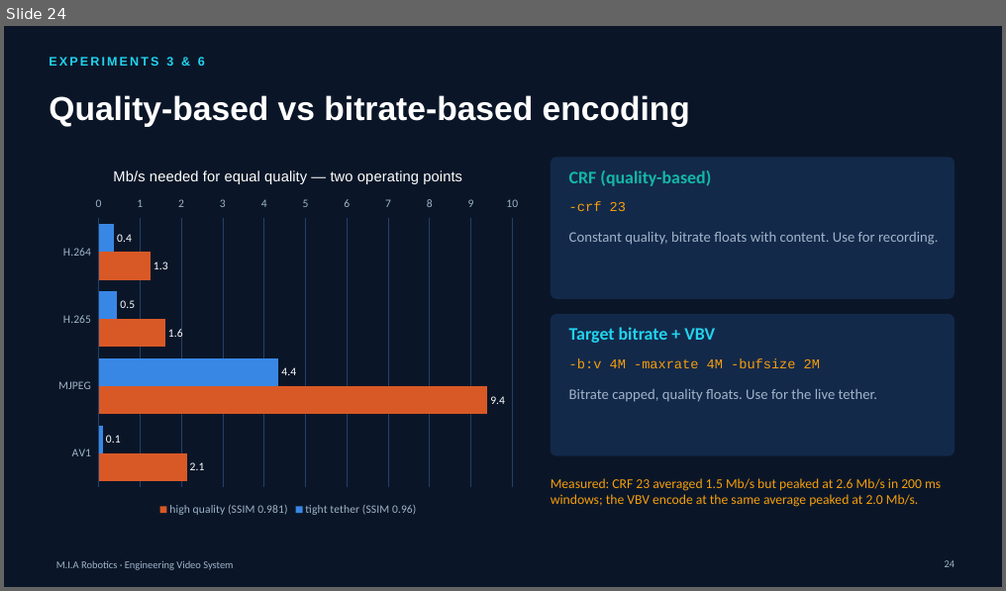
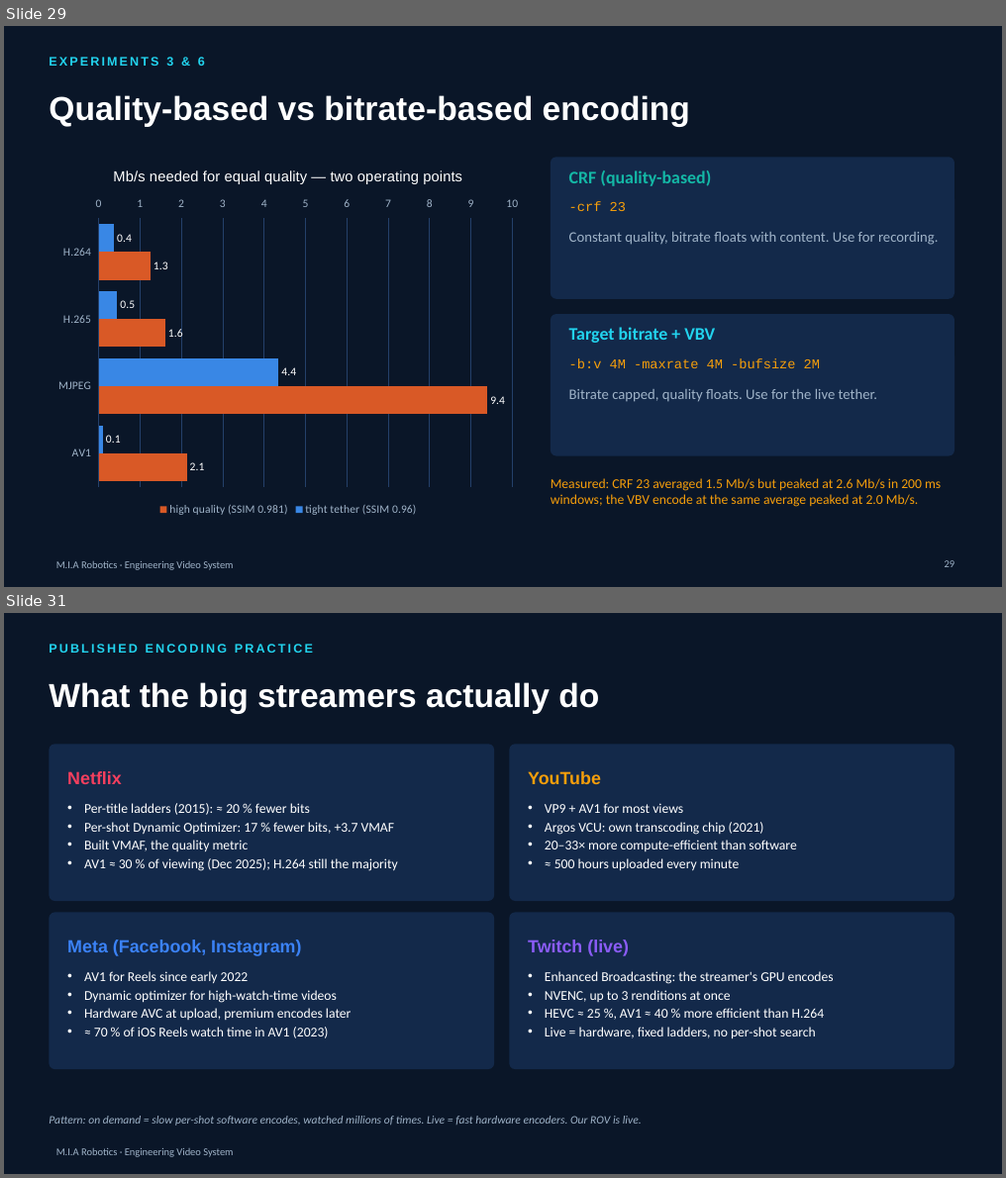
Before and after one commit to YoussefAbbas2001/video-streaming, a slide deck: presentation/MIA_Video_Streaming.pptx. Shown one above the other, each under a label of ours: slide 24 before the commit, slides 29 and 31 after it; the slides between them are not shown. The pictures are 1006x591 and 1006x1178 pixels, drawn with LibreOffice and Linux fonts; fonts in the diff are those of the drawing; background and template pictures are left out. Boxes give left, top, right and bottom in pixels: in the first picture for what was removed or moved away, otherwise in the second. Text is boxed around its words. In the diff, an @@ line names an element or a change of style, - is before the commit and + after.

```diff
--- a/presentation/MIA_Video_Streaming.pptx
+++ b/presentation/MIA_Video_Streaming.pptx
@@ slide 31 added at [4, 613, 1002, 1174], background #0A1628; not listed: 1 template element that a slide beside it also shows @@
@@ text added at [49, 644, 313, 653], 12 pt, text #22D3EE, bold @@
+PUBLISHED ENCODING PRACTICE
@@ title added at [49, 682, 599, 714], 32 pt, text #FFFFFF, bold @@
+What the big streamers actually do
@@ rounded rectangle added at [49, 744, 494, 901], fill #13294A @@
@@ rounded rectangle added at [509, 744, 954, 901], fill #13294A @@
@@ text added at [67, 771, 122, 784], 17 pt, text #F43F5E, bold @@
+Netflix
@@ text added at [528, 771, 601, 784], 17 pt, text #F59E0B, bold @@
+YouTube
@@ text added at [84, 803, 397, 871], 13 pt, text #FFFFFF @@
+• Per-title ladders (2015): ≈ 20 % fewer bits
+• Per-shot Dynamic Optimizer: 17 % fewer bits, +3.7 VMAF
+• Built VMAF, the quality metric
+• AV1 ≈ 30 % of viewing (Dec 2025); H.264 still the majority
@@ text added at [545, 803, 796, 871], 13 pt, text #FFFFFF @@
+• VP9 + AV1 for most views
+• Argos VCU: own transcoding chip (2021)
+• 20–33× more compute-efficient than software
+• ≈ 500 hours uploaded every minute
@@ rounded rectangle added at [49, 912, 494, 1069], fill #13294A @@
@@ rounded rectangle added at [509, 912, 954, 1069], fill #13294A @@
@@ text added at [67, 940, 301, 957], 17 pt, text #3B82F6, bold @@
+Meta (Facebook, Instagram)
@@ text added at [528, 940, 629, 957], 17 pt, text #8B5CF6, bold @@
+Twitch (live)
@@ text added at [84, 971, 350, 1039], 13 pt, text #FFFFFF @@
+• AV1 for Reels since early 2022
+• Dynamic optimizer for high-watch-time videos
+• Hardware AVC at upload, premium encodes later
+• ≈ 70 % of iOS Reels watch time in AV1 (2023)
@@ text added at [545, 971, 834, 1040], 13 pt, text #FFFFFF @@
+• Enhanced Broadcasting: the streamer's GPU encodes
+• NVENC, up to 3 renditions at once
+• HEVC ≈ 25 %, AV1 ≈ 40 % more efficient than H.264
+• Live = hardware, fixed ladders, no per-shot search
@@ text added at [49, 1116, 642, 1126], 11 pt, text #9FB3C8, italic @@
+Pattern: on demand = slow per-shot software encodes, watched millions of times. Live = fast hardware encoders. Our ROV is live.
@@ what was slide 24 is now slide 29 @@
```
Also in this commit, not shown: 4 slides changed, 8 other slides added, 24 other files.
